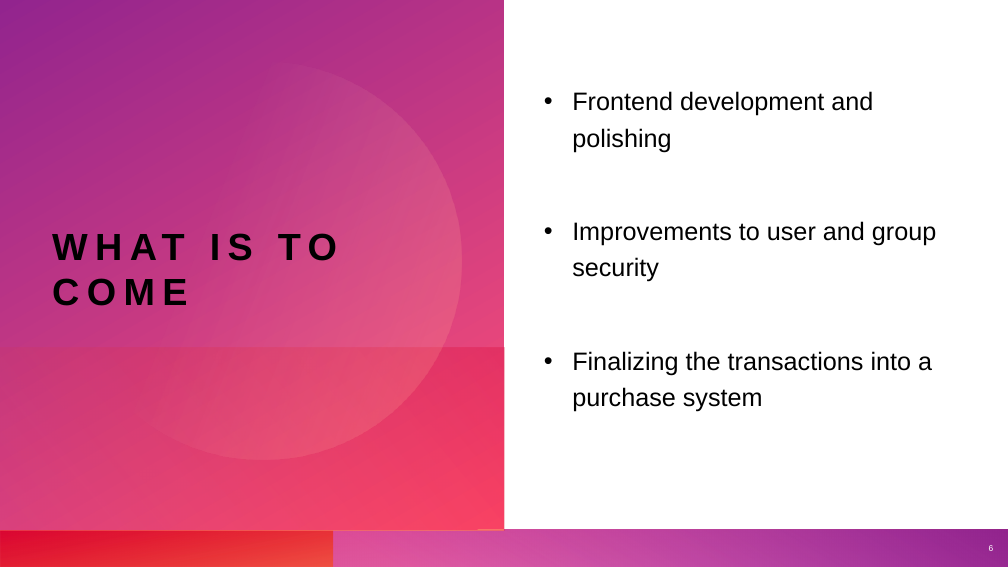
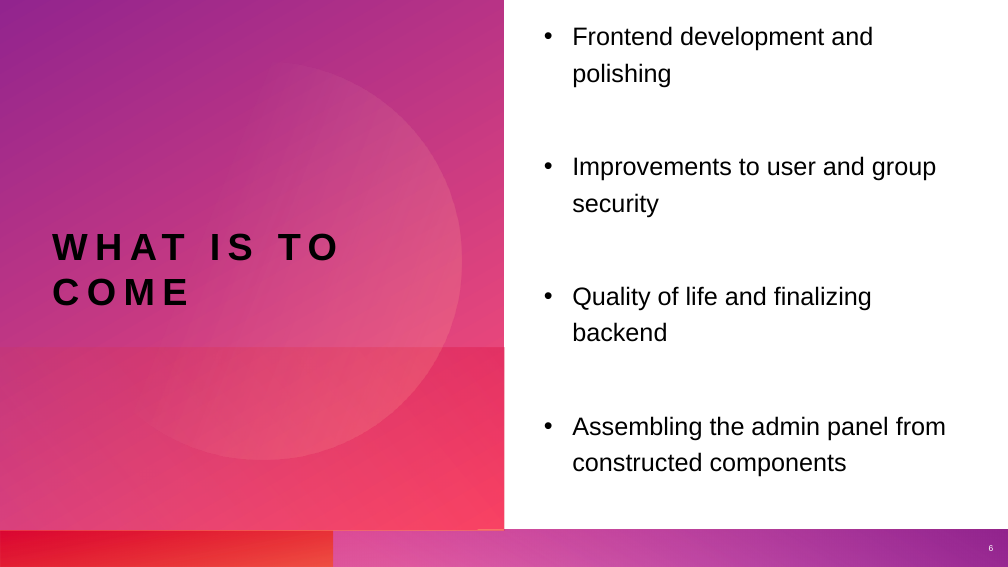
Before and after one commit to cart7982/CaravanSeraiCS360, a slide deck: slide 6 of CaravanSeraiCS360/Presentations/Caravanserai.pptx. Drawn at 1008x567 pixels with LibreOffice and Linux fonts; fonts in the diff are those of the drawing. Boxes give left, top, right and bottom in pixels: in the first picture for what was removed or moved away, otherwise in the second. Text is boxed around its words. In the diff, an @@ line names an element or a change of style, - is before the commit and + after.

```diff
--- a/CaravanSeraiCS360/Presentations/Caravanserai.pptx
+++ b/CaravanSeraiCS360/Presentations/Caravanserai.pptx
@@ text at [572, 286, 946, 477]: text changed @@
-• Finalizing the transactions into a purchase system
+• Quality of life and finalizing backend
+• Assembling the admin panel from constructed components
```
Also in this commit, not shown: 3 other slides changed, 1 slide added, 1 slide removed, 10 other files.
